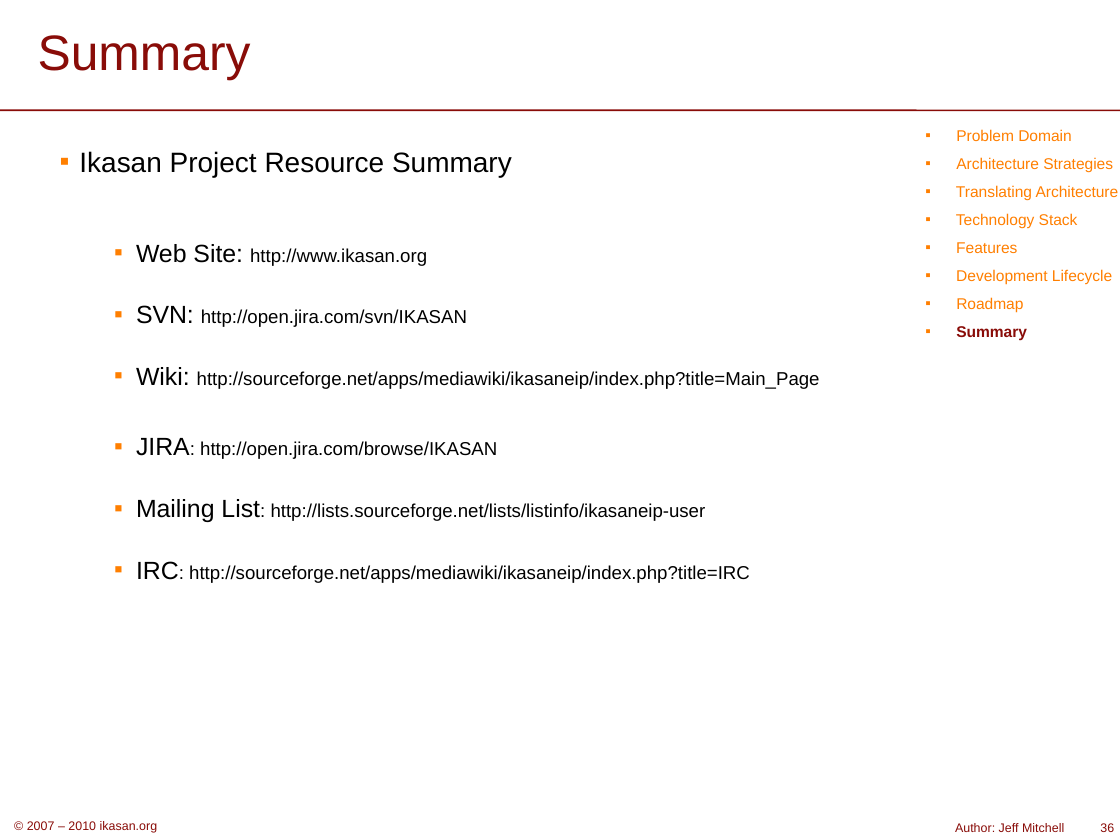
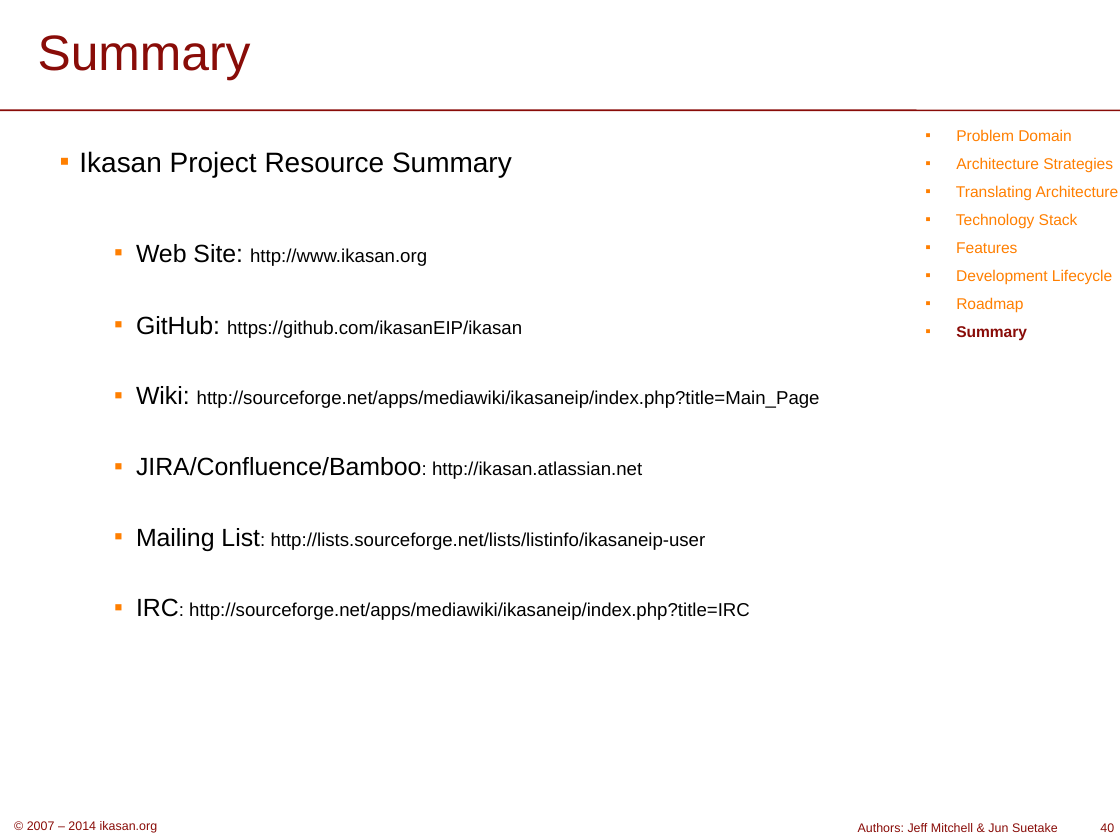
Before and after one commit to ikasanEIP/ikasan, a slide deck: slide 40 of website/org/publications/IkasanOverview.ppt (slide 36 before the commit). Drawn at 1120x840 pixels with LibreOffice and Linux fonts; fonts in the diff are those of the drawing; background and template pictures are left out. Boxes give left, top, right and bottom in pixels: in the first picture for what was removed or moved away, otherwise in the second. Text is boxed around its words. In the diff, an @@ line names an element or a change of style, - is before the commit and + after.

Commit message:
IKASAN-711 - website docs update

```diff
--- a/website/org/publications/IkasanOverview.ppt
+++ b/website/org/publications/IkasanOverview.ppt
@@ text at box(136, 316, 522, 338): text changed @@
-  ▪ SVN: http://open.jira.com/svn/IKASAN
+  ▪ GitHub: https://github.com/ikasanEIP/ikasan
@@ text at box(136, 457, 642, 479): text changed @@
-  ▪ JIRA: http://open.jira.com/browse/IKASAN
+  ▪ JIRA/Confluence/Bamboo: http://ikasan.atlassian.net
@@ text at box(27, 821, 158, 833): text changed @@
-© 2007 – 2010 ikasan.org
+© 2007 – 2014 ikasan.org
@@ text at box(858, 823, 1058, 832): text changed @@
-Author: Jeff Mitchell
+Authors: Jeff Mitchell & Jun Suetake
@@ page number at box(1100, 823, 1114, 832): text changed @@
-36
+40
```
Also in this commit, not shown: 35 other slides changed, 5 slides added, 1 slide removed, 1 other file.
